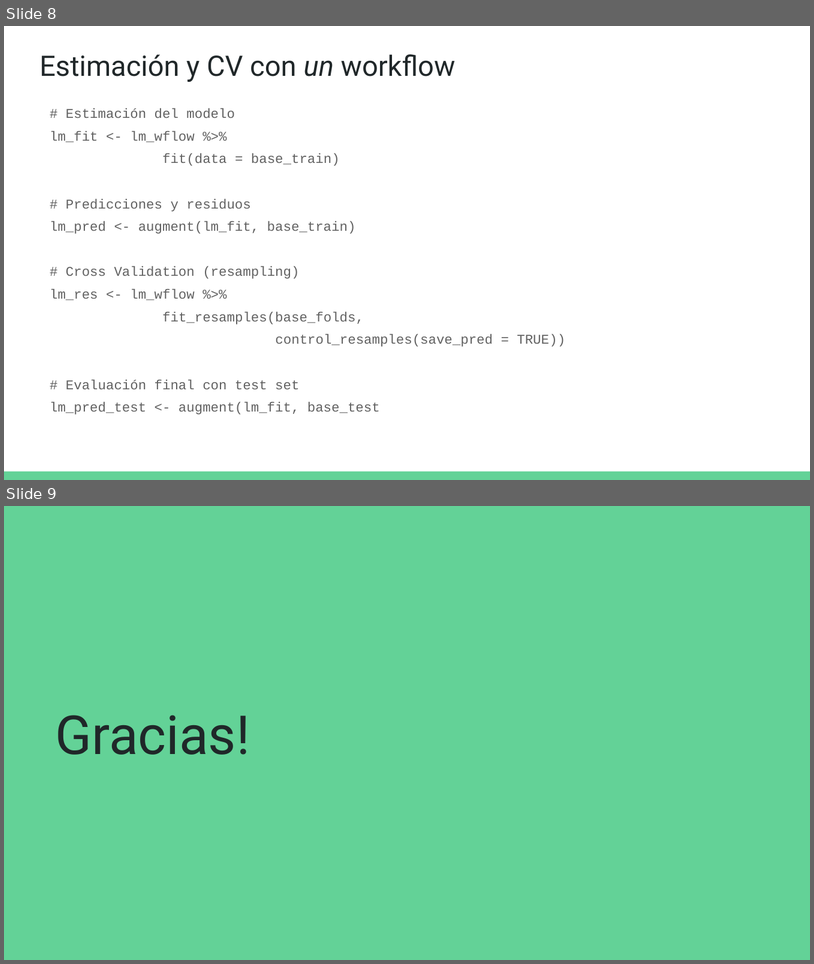
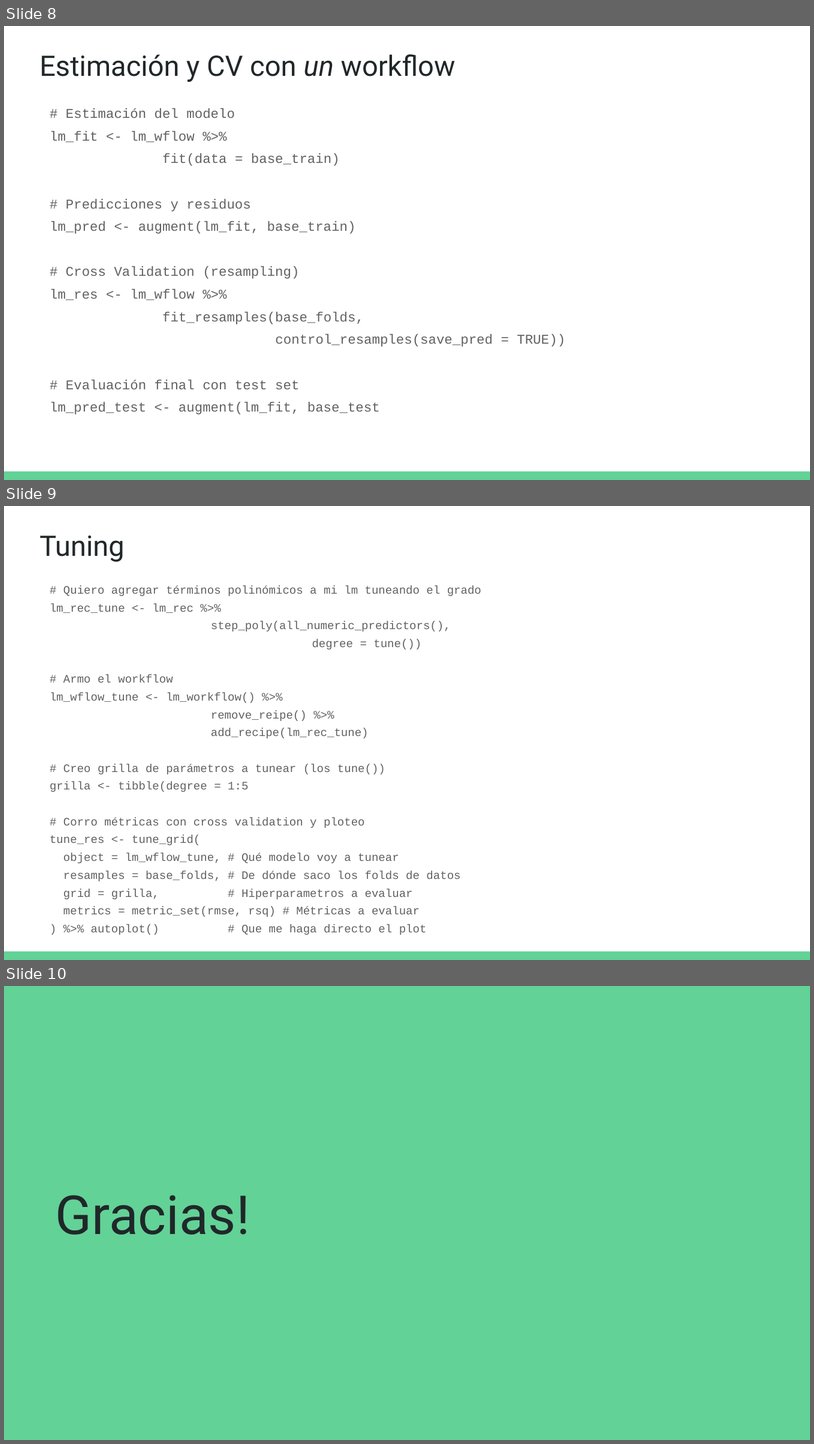
Before and after one commit to DCSCyHD/2023_modulo_3, a slide deck: clase2/Tidymodels.pptx. Shown one above the other, each under a label of ours: slides 8 and 9 before the commit, slides 8, 9 and 10 after it. The pictures are 814x964 and 814x1444 pixels, drawn with LibreOffice and Linux fonts; fonts in the diff are those of the drawing. Boxes give left, top, right and bottom in pixels: in the first picture for what was removed or moved away, otherwise in the second. Text is boxed around its words. In the diff, an @@ line names an element or a change of style, - is before the commit and + after.

Commit message:
Agrego slides de tuning a ppt tidymodels y actualizo ppt 4

```diff
--- a/clase2/Tidymodels.pptx
+++ b/clase2/Tidymodels.pptx
@@ slide 9 added at [4,506,810,960], background #FFFFFF; not listed: 1 template element that a slide beside it also shows @@
@@ title added at [39,535,125,562], 25.2 pt, text #202729 @@
+Tuning
@@ text added at [50,586,482,934], 10.2 pt, text #616161 @@
+# Quiero agregar términos polinómicos a mi lm tuneando el grado
+lm_rec_tune <- lm_rec %>%
+step_poly(all_numeric_predictors(),
+degree = tune())
+# Armo el workflow
+lm_wflow_tune <- lm_workflow() %>%
+remove_reipe() %>%
+add_recipe(lm_rec_tune)
+# Creo grilla de parámetros a tunear (los tune())
+grilla <- tibble(degree = 1:5
+# Corro métricas con cross validation y ploteo
+tune_res <- tune_grid(
+object = lm_wflow_tune, # Qué modelo voy a tunear
+resamples = base_folds, # De dónde saco los folds de datos
+grid = grilla, # Hiperparametros a evaluar
+metrics = metric_set(rmse, rsq) # Métricas a evaluar
+) %>% autoplot() # Que me haga directo el plot
@@ what was slide 9 is now slide 10 @@
```
Also in this commit, not shown: 1 other file.
